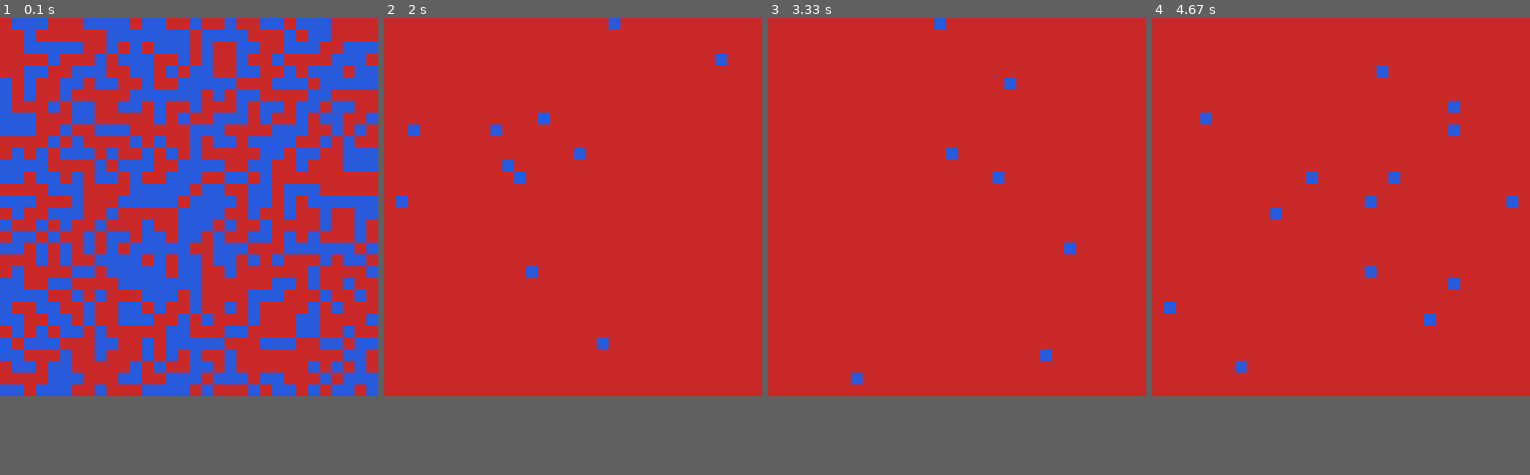
Above: before the commit, frames 1-4 (left to right).
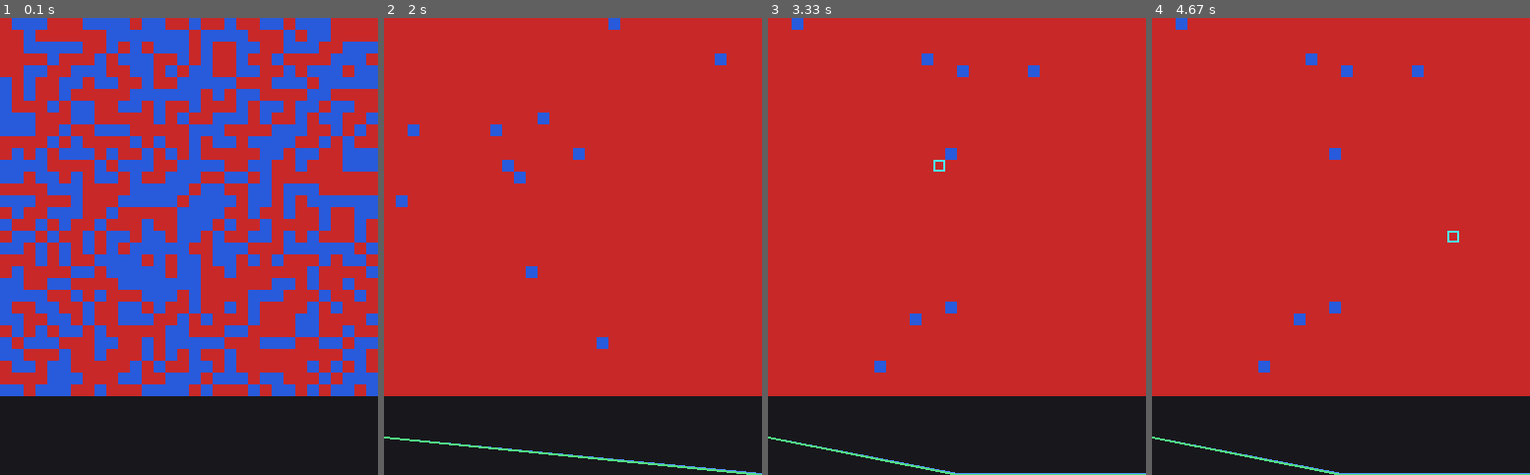
Above: after the commit, the same moments.

Repository: AIMacGyver/estack-demo
Game: pygame game, started from src/spatial_ipd/viewer.py
Same seed, same stepped clock (60 frames per second), same inputs: the game is played once before the commit and once after it.
Inputs (mouse positions are in pixels of both pictures, inside the frame that each line leads up to):
- Up to frame 1 (0.1 s): no input
- Up to frame 2 (2 s): tap C at 0.33 s; click (576, 273) at 0.82 s; tap Space at 1.1, 1.63 s; hold R from 1.57 s (still down)
- Up to frame 3 (3.33 s): release R at 2.03 s; tap N at 2.07 s; move the mouse to (938, 365) at 2.53 s; click (938, 365) at 2.7 s; click (945, 168) at 3.17 s
- Up to frame 4 (4.67 s): click (1288, 150) at 3.63 s; move the mouse to (1439, 205) at 3.93 s; click (1439, 205) at 4.1 s; click (1458, 237) at 4.57 s
In our replay, the window is 384x384 before the commit and 384x464 after it. These sizes can differ from the game's own. Grey fills any space a smaller window leaves; there, only what the larger window draws over its background counts as a difference.

The runs differ from the first frame. In frame 1, only the window size differs. In frame 2, 0.5% of the frame differs, in the area x 0-100%, y 91-100%; in frame 3, 1.6%; in frame 4, 2.3%, in the area x 0-100%, y 0-100%.

Commit message:
Upgrade the interactive lab viewer
Co-authored-by: Cursor <cursoragent@cursor.com>

Diff:
--- a/src/spatial_ipd/viewer.py
+++ b/src/spatial_ipd/viewer.py
@@ -9,18 +9,43 @@
 from __future__ import annotations
 
 import argparse
+import os
 import sys
+from collections.abc import Mapping, Sequence
 from dataclasses import dataclass
 from random import Random
 
-from spatial_ipd.engine import cooperation_rate, random_grid, step
+from spatial_ipd.analytics import analyze_grid
+from spatial_ipd.engine import cooperation_rate, random_grid, score_cells, step
+from spatial_ipd.local_llm import (
+    DEFAULT_LOCAL_LLM_ENDPOINT,
+    DEFAULT_LOCAL_LLM_TIMEOUT,
+    LOCAL_LLM_REASONING_EFFORTS,
+    LocalLLMThinkerClient,
+)
+from spatial_ipd.neighborhood import moore_neighbors
 from spatial_ipd.payoffs import COOPERATE
-from spatial_ipd.think import SEAT_FRONTIER, SEAT_MODES, think_after_step
+from spatial_ipd.think import (
+    BACKEND_JEV,
+    BACKEND_LOCAL,
+    BACKEND_RANDOM,
+    BACKENDS,
+    SEAT_FRONTIER,
+    SEAT_MODES,
+    RandomThinkerClient,
+    ThinkerDecision,
+    think_after_step,
+)
 
 # Blue = Cooperate, red = Defect. RGB tuples, no pygame required.
 COLOR_COOPERATE = (40, 90, 220)
 COLOR_DEFECT = (200, 40, 40)
 COLOR_THINKER_OUTLINE = (240, 200, 40)
+COLOR_HOLD_OUTLINE = (40, 220, 100)
+COLOR_SELECTED_OUTLINE = (80, 230, 240)
+COLOR_HISTORY_BACKGROUND = (24, 24, 28)
+COLOR_COOPERATION_LINE = (80, 150, 255)
+COLOR_CLUSTER_LINE = (80, 220, 130)
 
 
 @dataclass(frozen=True)
@@ -36,6 +61,26 @@
     think_every: int = 0
     thinkers: int = 4
     seat_mode: str = SEAT_FRONTIER
+    backend: str = BACKEND_JEV
+    local_model: str | None = None
+    local_endpoint: str = DEFAULT_LOCAL_LLM_ENDPOINT
+    local_timeout: float = DEFAULT_LOCAL_LLM_TIMEOUT
+    local_reasoning_effort: str | None = None
+    history_height: int = 80
+
+
+@dataclass
+class LabState:
+    """Mutable display state kept separate from Pygame event handling."""
+
+    grid: list[list[int]]
+    rng: Random
+    generation: int
+    paused: bool
+    selected: tuple[int, int] | None
+    decisions: tuple[ThinkerDecision, ...]
+    cooperation_history: list[float]
+    cluster_history: list[float]
 
 
 def cell_color(strategy: int) -> tuple[int, int, int]:
@@ -64,6 +109,16 @@
         raise ValueError("thinkers must be non-negative")
     if config.seat_mode not in SEAT_MODES:
         raise ValueError(f"seats must be one of {', '.join(SEAT_MODES)}")
+    if config.backend not in BACKENDS:
+        raise ValueError(f"backend must be one of {', '.join(BACKENDS)}")
+    if config.backend == BACKEND_LOCAL and not config.local_model:
+        raise ValueError("local-model is required when backend is local")
+    if config.local_timeout <= 0:
+        raise ValueError("local-timeout must be positive")
+    if config.local_reasoning_effort is not None and config.local_reasoning_effort not in LOCAL_LLM_REASONING_EFFORTS:
+        raise ValueError(f"local-reasoning-effort must be one of {LOCAL_LLM_REASONING_EFFORTS}")
+    if config.history_height < 1:
+        raise ValueError("history-height must be positive")
     return config
 
 
@@ -94,6 +149,12 @@
         dest="seat_mode",
         help="random = old uniform seats; frontier = just-changed then C/D edges.",
     )
+    parser.add_argument("--backend", choices=BACKENDS, default=defaults.backend)
+    parser.add_argument("--local-model")
+    parser.add_argument("--local-endpoint", default=defaults.local_endpoint)
+    parser.add_argument("--local-timeout", type=float, default=defaults.local_timeout)
+    parser.add_argument("--local-reasoning-effort", choices=LOCAL_LLM_REASONING_EFFORTS)
+    parser.add_argument("--history-height", type=int, default=defaults.history_height)
     ns = parser.parse_args(argv)
     return validate_config(
         ViewerConfig(
@@ -106,6 +167,12 @@
             think_every=ns.think_every,
             thinkers=ns.thinkers,
             seat_mode=ns.seat_mode,
+            backend=ns.backend,
+            local_model=ns.local_model,
+            local_endpoint=ns.local_endpoint,
+            local_timeout=ns.local_timeout,
+            local_reasoning_effort=ns.local_reasoning_effort,
+            history_height=ns.history_height,
         )
     )
 
@@ -117,6 +184,122 @@
     and mutation uses a separate ``Random(seed)``.
     """
     return random_grid(height, width, seed=seed), Random(seed)
+
+
+def new_lab_state(config: ViewerConfig) -> LabState:
+    """Create a seeded viewer state with initial history metrics."""
+    grid, rng = new_run(config.height, config.width, config.seed)
+    metrics = analyze_grid(grid)
+    return LabState(
+        grid=grid,
+        rng=rng,
+        generation=0,
+        paused=False,
+        selected=None,
+        decisions=(),
+        cooperation_history=[cooperation_rate(grid)],
+        cluster_history=[float(metrics.largest_cooperator_cluster)],
+    )
+
+
+def viewer_client(config: ViewerConfig) -> object | None:
+    """Build the configured thinker client without importing Pygame."""
+    if config.backend == BACKEND_RANDOM:
+        return RandomThinkerClient(config.seed)
+    if config.backend == BACKEND_LOCAL:
+        return LocalLLMThinkerClient(
+            config.local_model or "",
+            endpoint=config.local_endpoint,
+            api_key=os.environ.get("LOCAL_LLM_API_KEY"),
+            timeout=config.local_timeout,
+            reasoning_effort=config.local_reasoning_effort,
+        )
+    return None
+
+
+def advance_lab_state(
+    state: LabState,
+    config: ViewerConfig,
+    *,
+    client: object | None = None,
+) -> LabState:
+    """Advance one engine generation and append inspectable lab history."""
+    before = [row[:] for row in state.grid]
+    grid = step(state.grid, rng=state.rng, mutation_rate=config.mutation_rate)
+    generation = state.generation + 1
+    decisions: tuple[ThinkerDecision, ...] = ()
+    if config.think_every and generation % config.think_every == 0:
+        grid, stats = think_after_step(
+            before,
+            grid,
+            generation=generation,
+            seed=config.seed,
+            thinker_count=config.thinkers,
+            seat_mode=config.seat_mode,
+            client=client,
+        )
+        decisions = stats.last_decisions
+    state.grid = grid
+    state.generation = generation
+    state.decisions = decisions
+    state.cooperation_history.append(cooperation_rate(grid))
+    state.cluster_history.append(float(analyze_grid(grid).largest_cooperator_cluster))
+    return state
+
+
+def cell_facts(grid: list[list[int]], row: int, col: int) -> dict[str, int | bool]:
+    """Return code-owned facts for one selected lattice cell."""
+    height, width = len(grid), len(grid[0])
+    if not 0 <= row < height or not 0 <= col < width:
+        raise ValueError("selected cell is outside the grid")
+    strategy = int(grid[row][col])
+    neighbors = set(moore_neighbors(row, col, height, width))
+    neighbors.discard((row, col))
+    different = sum(int(grid[nr][nc]) != strategy for nr, nc in neighbors)
+    cooperative = sum(int(grid[nr][nc]) == COOPERATE for nr, nc in neighbors)
+    return {
+        "row": row,
+        "col": col,
+        "strategy": strategy,
+        "payoff": int(score_cells(grid)[row][col]),
+        "cooperative_neighbors": cooperative,
+        "different_neighbors": different,
+        "frontier": different > 0,
+    }
+
+
+def decision_overlays(
+    decisions: Sequence[ThinkerDecision],
+) -> dict[tuple[int, int], tuple[int, int, int]]:
+    """Map thinker decisions to display colors."""
+    return {
+        (decision.row, decision.col): (
+            COLOR_HOLD_OUTLINE if decision.applied and decision.act == "hold" else COLOR_THINKER_OUTLINE
+        )
+        for decision in decisions
+    }
+
+
+def history_points(
+    values: Sequence[float],
+    *,
+    width: int,
+    height: int,
+    maximum: float,
+) -> list[tuple[int, int]]:
+    """Scale a numeric history into plot points without Pygame."""
+    if width < 1 or height < 1 or maximum <= 0:
+        raise ValueError("history plot dimensions and maximum must be positive")
+    if not values:
+        return []
+    denominator = max(1, len(values) - 1)
+    return [
+        (
+            round(index * (width - 1) / denominator),
+            round((height - 1) * (1.0 - min(max(value / maximum, 0.0), 1.0))),
+        )
+        for index, value in enumerate(values)
+    ]
 
 
 def window_caption(
@@ -124,11 +307,18 @@
     grid: list[list[int]],
     *,
     thinker_count: int = 0,
+    backend: str | None = None,
+    selected: tuple[int, int] | None = None,
 ) -> str:
     """Status line for the window title."""
     rate = cooperation_rate(grid)
     extra = f"  thinkers={thinker_count}" if thinker_count else ""
-    return f"Spatial IPD  gen={generation}  C={rate:.3f}{extra}"
+    backend_text = f"  backend={backend}" if backend else ""
+    selected_text = ""
+    if selected is not None:
+        facts = cell_facts(grid, *selected)
+        selected_text = f"  cell=({facts['row']},{facts['col']}) strategy={facts['strategy']} payoff={facts['payoff']}"
+    return f"Spatial IPD  gen={generation}  C={rate:.3f}{extra}{backend_text}{selected_text}"
 
 
 def import_pygame():
@@ -145,40 +335,77 @@
     screen,
     grid: list[list[int]],
     cell_size: int,
-    thinker_seats: set[tuple[int, int]] | None = None,
+    overlays: Mapping[tuple[int, int], tuple[int, int, int]] | None = None,
+    selected: tuple[int, int] | None = None,
 ) -> None:
     """Paint the same RGB frame ``color_frame`` builds as cell-sized squares."""
-    seats = thinker_seats or set()
+    outlines = overlays or {}
     for r, row in enumerate(color_frame(grid)):
         for c, color in enumerate(row):
             rect = (c * cell_size, r * cell_size, cell_size, cell_size)
             pygame.draw.rect(screen, color, rect)
-            if (r, c) in seats:
-                pygame.draw.rect(screen, COLOR_THINKER_OUTLINE, rect, max(1, cell_size // 6))
+            if (r, c) in outlines:
+                pygame.draw.rect(screen, outlines[(r, c)], rect, max(1, cell_size // 6))
+            if (r, c) == selected:
+                pygame.draw.rect(screen, COLOR_SELECTED_OUTLINE, rect, max(1, cell_size // 5))
+
+
+def _draw_history(
+    pygame,
+    screen,
+    *,
+    top: int,
+    width: int,
+    height: int,
+    cooperation_history: Sequence[float],
+    cluster_history: Sequence[float],
+    cells: int,
+) -> None:
+    """Draw compact cooperation and largest-cluster history lines."""
+    pygame.draw.rect(screen, COLOR_HISTORY_BACKGROUND, (0, top, width, height))
+    cooperation = history_points(cooperation_history, width=width, height=height, maximum=1.0)
+    clusters = history_points(cluster_history, width=width, height=height, maximum=float(cells))
+    if len(cooperation) > 1:
+        pygame.draw.lines(
+            screen,
+            COLOR_COOPERATION_LINE,
+            False,
+            [(x, top + y) for x, y in cooperation],
+            2,
+        )
+    if len(clusters) > 1:
+        pygame.draw.lines(
+            screen,
+            COLOR_CLUSTER_LINE,
+            False,
+            [(x, top + y) for x, y in clusters],
+            2,
+        )
 
 
 def run(config: ViewerConfig) -> None:
     """Open a window and step the existing engine until quit.
 
     Requires a local display. Cloud / headless VMs will not show a window.
-    Keys: space pause, r reset (same seed), q or Esc quit.
+    Keys: space pause, n single-step, r reset, mouse select, q or Esc quit.
     """
     config = validate_config(config)
-    if config.think_every:
+    if config.think_every and config.backend in (BACKEND_JEV, BACKEND_LOCAL):
         from spatial_ipd.label import load_dotenv
 
         load_dotenv()
+    client = viewer_client(config)
     pygame = import_pygame()
     pygame.init()
     try:
-        screen = pygame.display.set_mode((config.width * config.cell_size, config.height * config.cell_size))
+        grid_width = config.width * config.cell_size
+        grid_height = config.height * config.cell_size
+        screen = pygame.display.set_mode((grid_width, grid_height + config.history_height))
         clock = pygame.time.Clock()
-        grid, rng = new_run(config.height, config.width, config.seed)
-        generation = 0
-        paused = False
+        state = new_lab_state(config)
         running = True
-        seats: set[tuple[int, int]] = set()
         while running:
+            single_step = False
             for event in pygame.event.get():
                 if event.type == pygame.QUIT:
                     running = False
@@ -186,31 +413,48 @@
                     if event.key in (pygame.K_q, pygame.K_ESCAPE):
                         running = False
                     elif event.key == pygame.K_SPACE:
-                        paused = not paused
+                        state.paused = not state.paused
+                    elif event.key == pygame.K_n:
+                        single_step = True
                     elif event.key == pygame.K_r:
-                        grid, rng = new_run(config.height, config.width, config.seed)
-                        generation = 0
-                        seats = set()
-            pygame.display.set_caption(window_caption(generation, grid, thinker_count=len(seats)))
-            _draw_grid(pygame, screen, grid, config.cell_size, seats)
+                        state = new_lab_state(config)
+                    elif event.key == pygame.K_c:
+                        state.selected = None
+                elif event.type == pygame.MOUSEBUTTONDOWN and event.button == 1:
+                    x, y = event.pos
+                    if y < grid_height:
+                        state.selected = (y // config.cell_size, x // config.cell_size)
+            pygame.display.set_caption(
+                window_caption(
+                    state.generation,
+                    state.grid,
+                    thinker_count=len(state.decisions),
+                    backend=config.backend if config.think_every else None,
+                    selected=state.selected,
+                )
+            )
+            _draw_grid(
+                pygame,
+                screen,
+                state.grid,
+                config.cell_size,
+                decision_overlays(state.decisions),
+                state.selected,
+            )
+            _draw_history(
+                pygame,
+                screen,
+                top=grid_height,
+                width=grid_width,
+                height=config.history_height,
+                cooperation_history=state.cooperation_history,
+                cluster_history=state.cluster_history,
+                cells=config.height * config.width,
+            )
             pygame.display.flip()
             clock.tick(config.fps)
-            if not paused:
-                before = [row[:] for row in grid]
-                grid = step(grid, rng=rng, mutation_rate=config.mutation_rate)
-                generation += 1
-                if config.think_every and generation % config.think_every == 0:
-                    grid, stats = think_after_step(
-                        before,
-                        grid,
-                        generation=generation,
-                        seed=config.seed,
-                        thinker_count=config.thinkers,
-                        seat_mode=config.seat_mode,
-                    )
-                    seats = set(stats.last_seats)
-                else:
-                    seats = set()
+            if not state.paused or single_step:
+                advance_lab_state(state, config, client=client)
     finally:
         pygame.quit()
 
--- a/tests/test_viewer.py
+++ b/tests/test_viewer.py
@@ -5,12 +5,20 @@
 import pytest
 
 from spatial_ipd import COOPERATE, DEFECT, random_grid, step
+from spatial_ipd.think import RandomThinkerClient, ThinkerDecision
 from spatial_ipd.viewer import (
     COLOR_COOPERATE,
     COLOR_DEFECT,
+    COLOR_HOLD_OUTLINE,
+    COLOR_THINKER_OUTLINE,
     ViewerConfig,
+    advance_lab_state,
     cell_color,
+    cell_facts,
     color_frame,
+    decision_overlays,
+    history_points,
+    new_lab_state,
     new_run,
     parse_args,
     validate_config,
@@ -95,6 +103,10 @@
         validate_config(ViewerConfig(think_every=-1))
     with pytest.raises(ValueError):
         validate_config(ViewerConfig(seat_mode="diagonal"))
+    with pytest.raises(ValueError, match="local-model"):
+        validate_config(ViewerConfig(backend="local"))
+    with pytest.raises(ValueError, match="history-height"):
+        validate_config(ViewerConfig(history_height=0))
 
 
 def test_new_run_uses_engine_random_grid_and_does_not_reimplement_pd():
@@ -114,6 +126,82 @@
     assert "C=0.250" in caption
     assert "thinkers=" not in caption
     assert "thinkers=2" in window_caption(4, grid, thinker_count=2)
+    selected = window_caption(4, grid, backend="random", selected=(0, 0))
+    assert "backend=random" in selected
+    assert "cell=(0,0)" in selected
+    assert "payoff=" in selected
+
+
+def test_lab_state_advances_with_backend_decisions_and_histories():
+    config = ViewerConfig(
+        height=4,
+        width=4,
+        seed=1,
+        mutation_rate=0.02,
+        think_every=1,
+        thinkers=2,
+        backend="random",
+    )
+    state = new_lab_state(config)
+    assert state.generation == 0
+    assert len(state.cooperation_history) == len(state.cluster_history) == 1
+    advance_lab_state(state, config, client=RandomThinkerClient(1))
+    assert state.generation == 1
+    assert len(state.decisions) == 2
+    assert len(state.cooperation_history) == len(state.cluster_history) == 2
+
+
+def test_cell_facts_use_engine_scores_and_frontier():
+    grid = [[COOPERATE, DEFECT], [DEFECT, DEFECT]]
+    facts = cell_facts(grid, 0, 0)
+    assert facts["strategy"] == COOPERATE
+    assert facts["frontier"] is True
+    assert facts["different_neighbors"] > 0
+    assert facts["payoff"] >= 0
+    with pytest.raises(ValueError, match="outside"):
+        cell_facts(grid, 4, 4)
+
+
+def test_decision_overlays_distinguish_applied_hold():
+    base = dict(
+        generation=1,
+        worth_thinking=0.9,
+        act_confidence=0.9,
+        before=COOPERATE,
+        after_imitate=DEFECT,
+        focal_score=10,
+        best_neighbor_score=20,
+        best_neighbor_strategy=DEFECT,
+    )
+    hold = ThinkerDecision(
+        row=0,
+        col=0,
+        act="hold",
+        applied=True,
+        after_think=COOPERATE,
+        **base,
+    )
+    imitate = ThinkerDecision(
+        row=1,
+        col=1,
+        act="imitate",
+        applied=False,
+        after_think=DEFECT,
+        **base,
+    )
+    assert decision_overlays((hold, imitate)) == {
+        (0, 0): COLOR_HOLD_OUTLINE,
+        (1, 1): COLOR_THINKER_OUTLINE,
+    }
+
+
+def test_history_points_scale_and_clip_without_pygame():
+    assert history_points([0.0, 0.5, 1.0], width=11, height=11, maximum=1.0) == [
+        (0, 10),
+        (5, 5),
+        (10, 0),
+    ]
+    assert history_points([20.0], width=5, height=5, maximum=10.0) == [(0, 0)]
 
 
 def test_importing_viewer_helpers_does_not_load_pygame():
Not shown, changed: README.md
